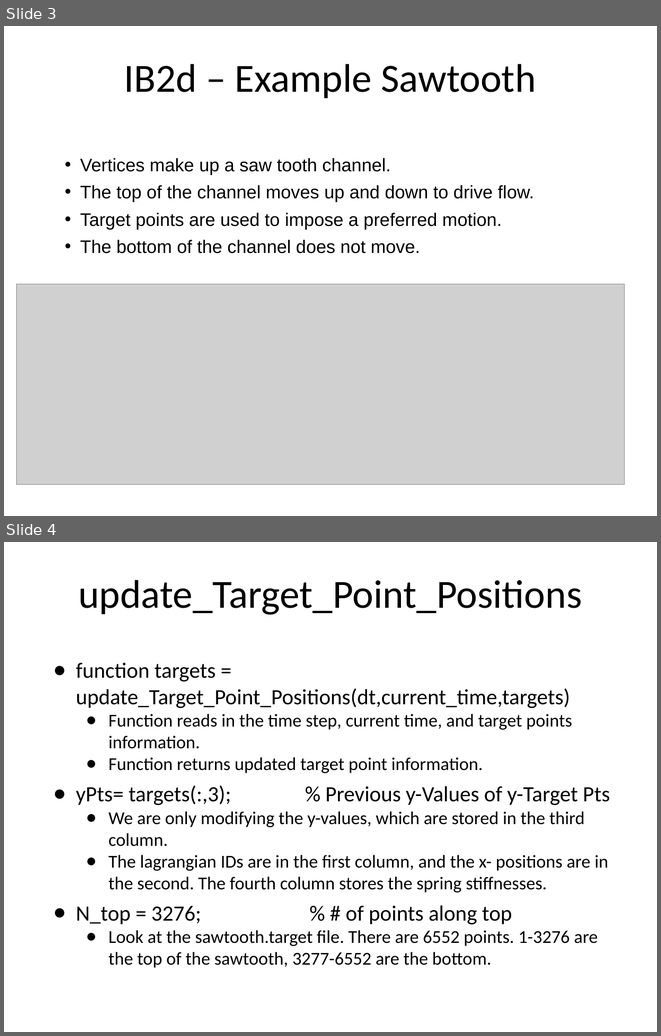
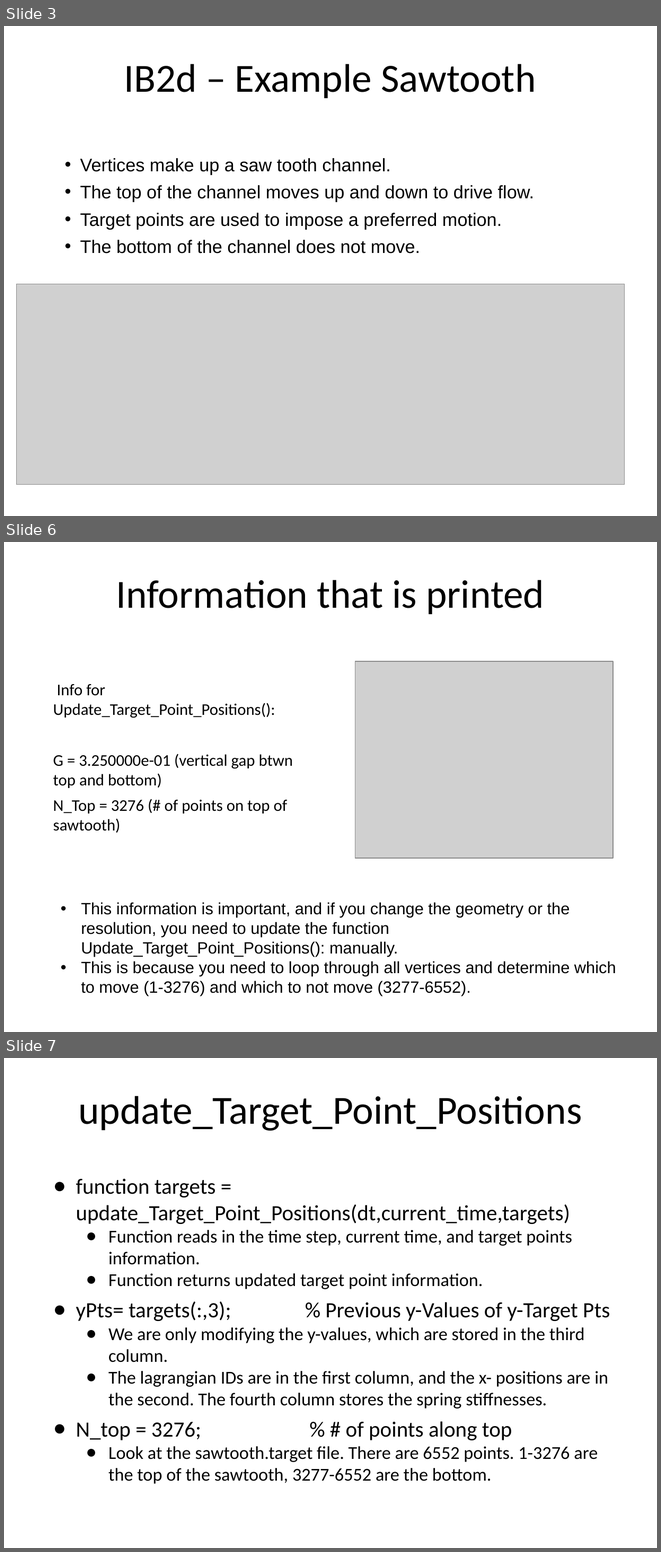
Before and after one commit to fairyflies9/IBAMR-Tutorials, a slide deck: UA Tutorials/Lecture 3 - Changing Target Positions IB2d and IBAMR.pptx. Shown one above the other, each under a label of ours: slides 3 and 4 before the commit, slides 3, 6 and 7 after it; the slides between them are not shown. The pictures are 661x1036 and 661x1552 pixels, drawn with LibreOffice and Linux fonts; fonts in the diff are those of the drawing; grey boxes stand for pictures. Boxes give left, top, right and bottom in pixels: in the first picture for what was removed or moved away, otherwise in the second. Text is boxed around its words. In the diff, an @@ line names an element or a change of style, - is before the commit and + after.

```diff
--- a/UA Tutorials/Lecture 3 - Changing Target Positions IB2d and IBAMR.pptx
+++ b/UA Tutorials/Lecture 3 - Changing Target Positions IB2d and IBAMR.pptx
@@ slide 6 added at [4, 542, 657, 1032], background #FFFFFF @@
@@ title added at [116, 580, 544, 614], 44 pt, text #000000 @@
+Information that is printed
@@ picture added at [355, 661, 613, 858] @@
@@ text added at [53, 684, 293, 832], 18 pt, text #000000 @@
+Info for Update_Target_Point_Positions():
+G = 3.250000e-01 (vertical gap btwn top and bottom)
+N_Top = 3276 (# of points on top of sawtooth)
@@ text added at [81, 902, 616, 996], 18 pt, text #000000 @@
+• This information is important, and if you change the geometry or the resolution, you need to update the function Update_Target_Point_Positions(): manually.
+• This is because you need to loop through all vertices and determine which to move (1-3276) and which to not move (3277-6552).
@@ what was slide 4 is now slide 7 @@
```
Also in this commit, not shown: 5 other slides added.
